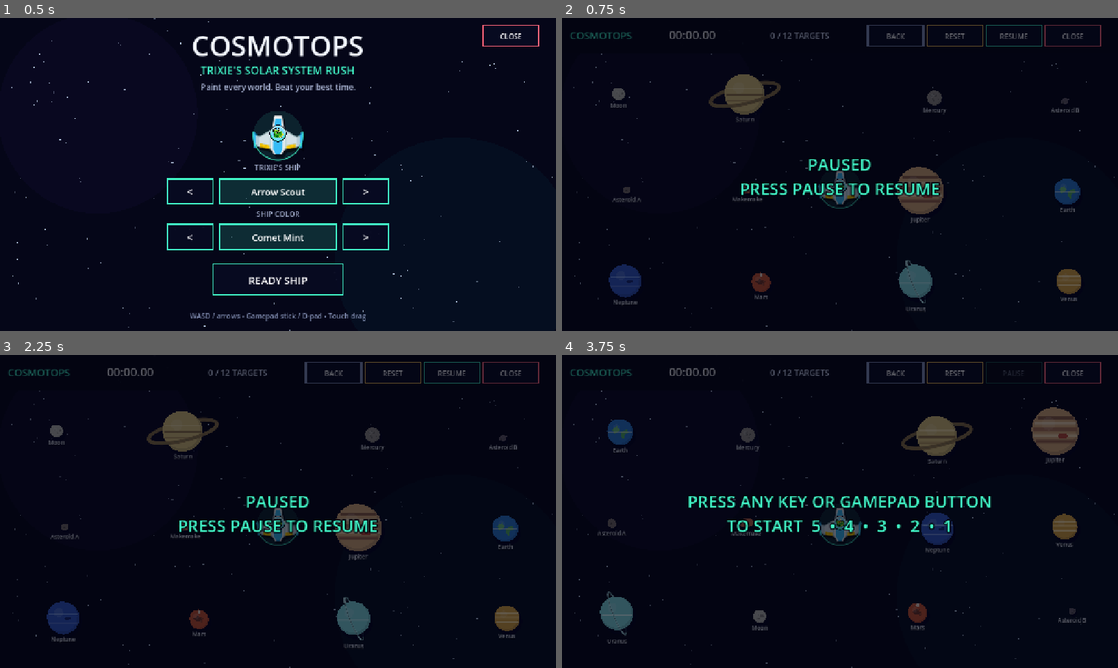
Above: before the commit, frames 1-4 (two rows, left to right).
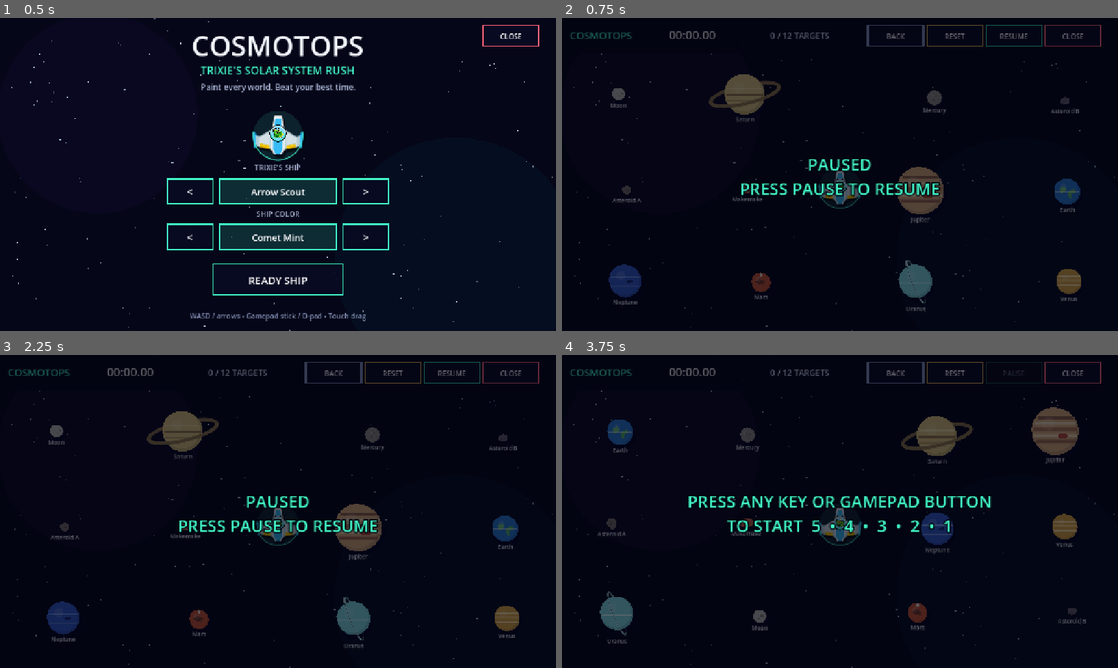
Above: after the commit, the same moments.

Repository: Ceratops-Code/Cosmotops
Game: Godot game, scene res://main.tscn
The game is run twice, just before and just after one commit, with the same random seed, the same clock (stepped at 60 frames per second) and the same inputs.
Inputs (mouse positions are in pixels of both pictures, inside the frame that each line leads up to):
- Up to frame 1 (0.5 s): no input
- Up to frame 2 (0.75 s): tap Enter at 0.5 s; move the mouse to (962, 158) at 0.52 s; hold D from 0.53 s (still down); tap P at 0.6 s; click (962, 158) at 0.67 s
- Up to frame 3 (2.25 s): tap Space at 0.77, 1.25 s; release D at 1.25 s; drag from (166, 527) to (250, 574) at 1.27 s; tap Enter at 2, 2.1 s; move the mouse to (333, 442) at 2.02 s; hold D from 2.03 s (still down)
- Up to frame 4 (3.75 s): release D at 2.75 s; tap Space at 2.75 s; drag from (812, 574) to (673, 464) at 2.77 s; tap Enter at 3.5 s; move the mouse to (1006, 558) at 3.52 s; hold A from 3.53 s (still down); tap R at 3.6 s

Frame 1 is identical in both runs. In frame 2, less than 0.1% of the frame differs, in the area x 9-93%, y 25-59%; in frame 3, less than 0.1%; in frame 4, less than 0.1%, in the area x 6-95%, y 52-86%.

Commit message:
Enlarge asteroid targets

Diff:
--- a/scripts/main.gd
+++ b/scripts/main.gd
@@ -221,8 +221,8 @@
 		{"name": "Mercury", "radius": 17.0, "style": "mercury"},
 		{"name": "Moon", "radius": 15.0, "style": "moon"},
 		{"name": "Makemake", "radius": 13.0, "style": "makemake"},
-		{"name": "Asteroid A", "radius": 11.0, "style": "asteroid_a"},
-		{"name": "Asteroid B", "radius": 9.0, "style": "asteroid_b"},
+		{"name": "Asteroid A", "radius": 13.0, "style": "asteroid_a"},
+		{"name": "Asteroid B", "radius": 11.0, "style": "asteroid_b"},
 	]
 
 
